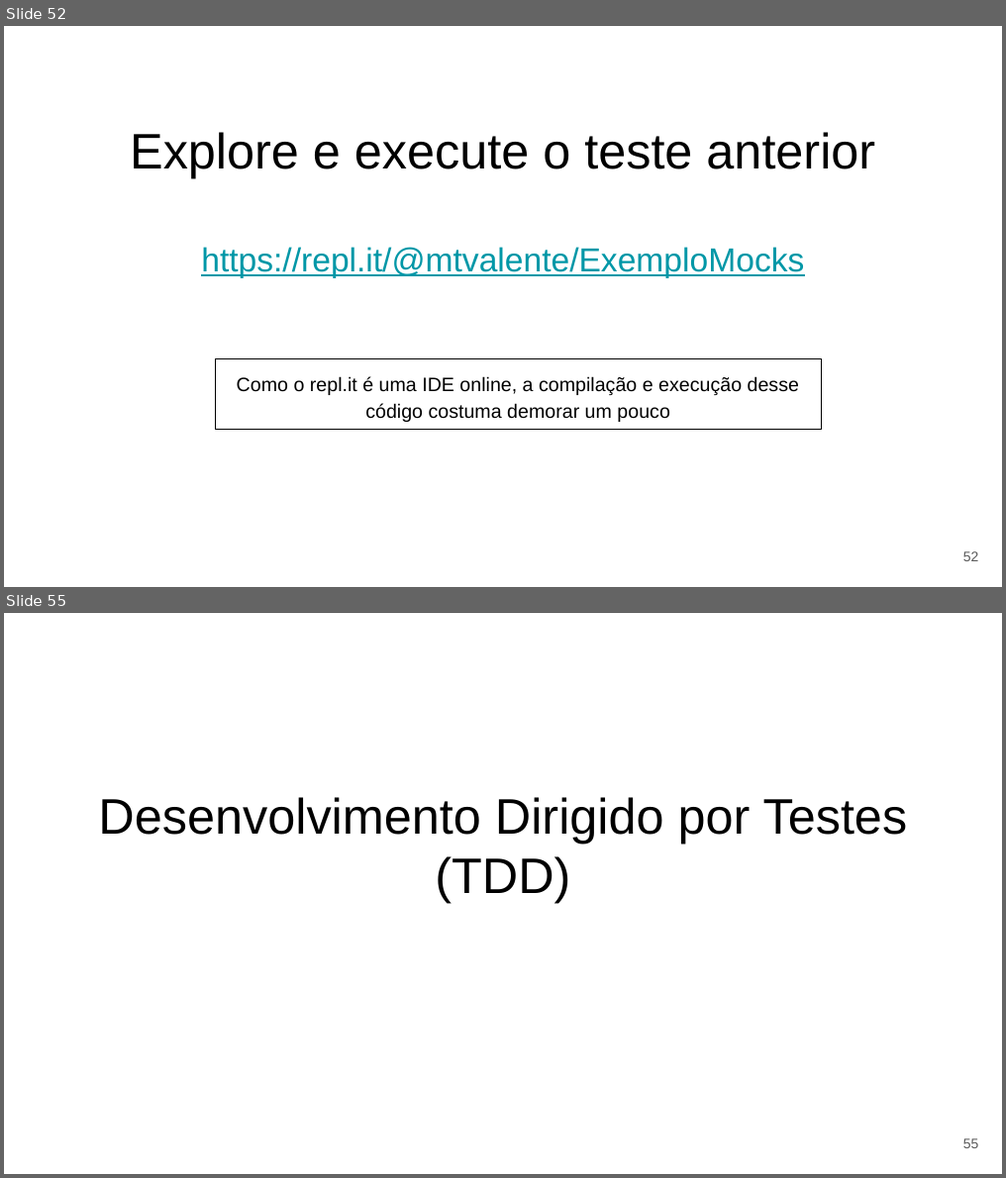
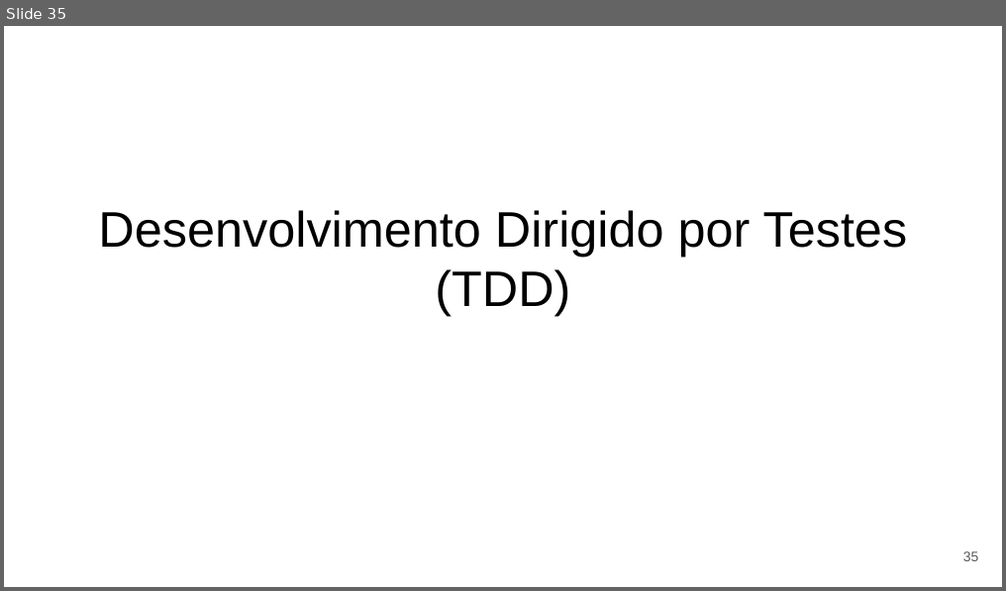
Before and after one commit to eduardocunha11/firstblog, a slide deck: aulas/gsi526/aula12-testes.pptx. Shown one above the other, each under a label of ours: slides 52 and 55 before the commit, slide 35 after it; the slides between them are not shown. The pictures are 1006x1178 and 1006x591 pixels, drawn with LibreOffice and Linux fonts; fonts in the diff are those of the drawing. Boxes give left, top, right and bottom in pixels: in the first picture for what was removed or moved away, otherwise in the second. Text is boxed around its words. In the diff, an @@ line names an element or a change of style, - is before the commit and + after.

Commit message:
aula sobre testes simplificada

```diff
--- a/aulas/gsi526/aula12-testes.pptx
+++ b/aulas/gsi526/aula12-testes.pptx
@@ slide 52 removed at box(4, 26, 1002, 587), background #FFFFFF @@
@@ title removed at box(130, 132, 875, 278) @@
-Explore e execute o teste anterior
-https://repl.it/@mtvalente/ExemploMocks
@@ rectangle removed at box(216, 359, 822, 429) @@
-Como o repl.it é uma IDE online, a compilação e execução desse código costuma demorar um pouco
@@ page number removed at box(963, 552, 979, 562) @@
-52
@@ what was slide 55 is now slide 35 @@
@@ page number at box(963, 552, 979, 562): text changed @@
-55
+35
```
Also in this commit, not shown: 33 slides changed, 1 slide added, 23 other slides removed, 3 other files.
